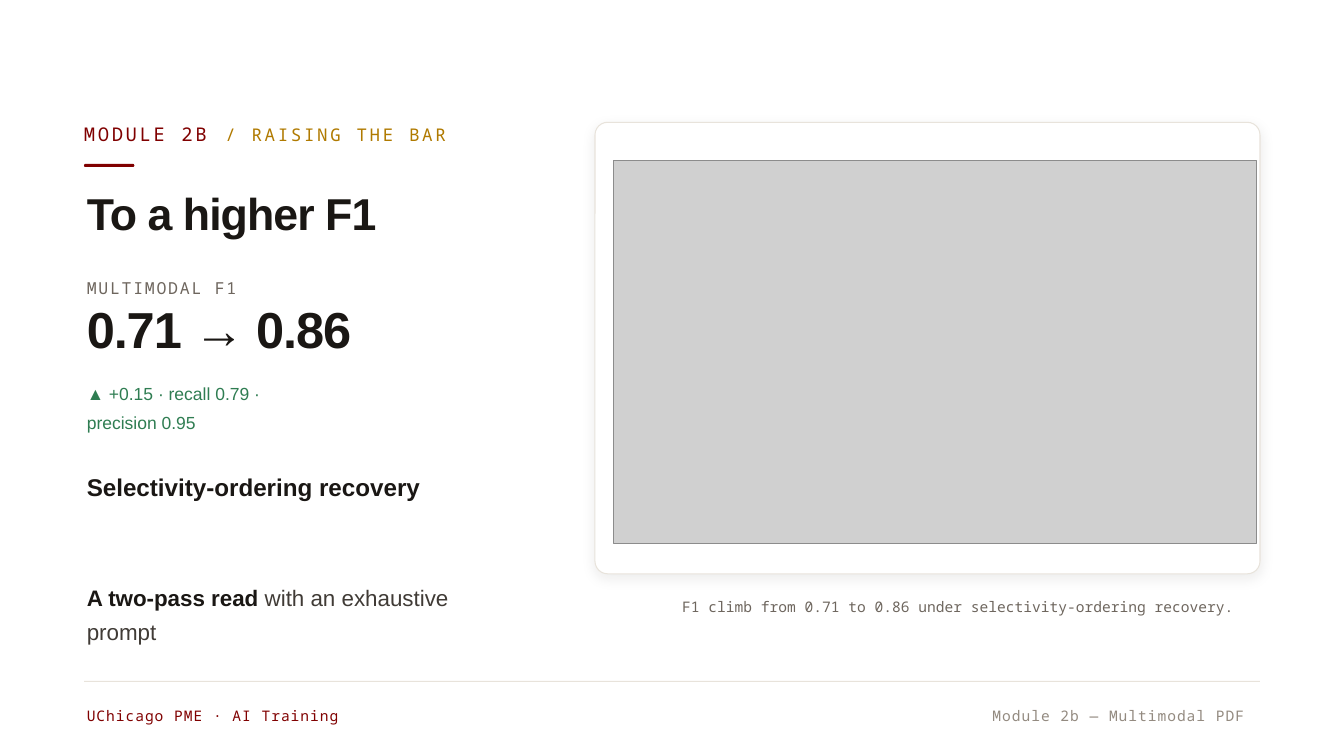
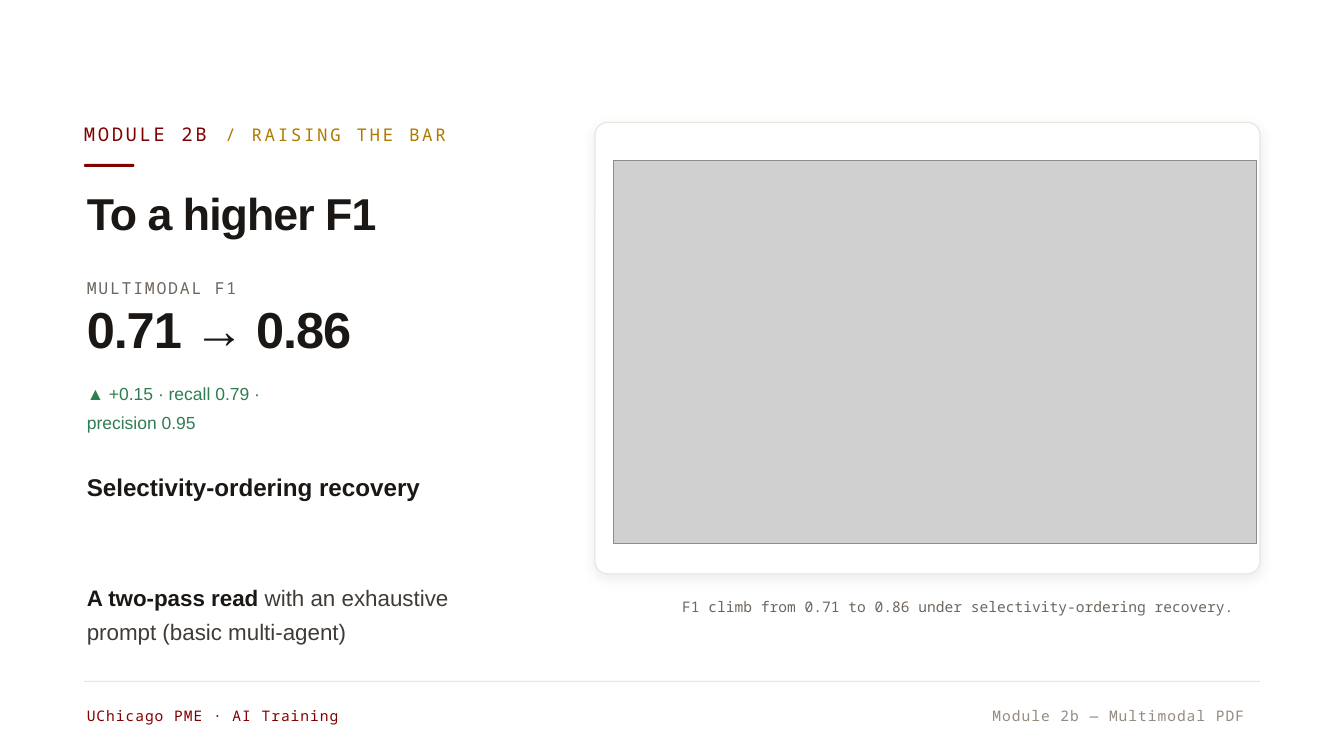
Before and after one commit to ruiding-uchicago/NRT_Training_Materials, a slide deck: slide 17 of UChicago-PME-AI-Training.pptx (slide 15 before the commit). Drawn at 1344x756 pixels with LibreOffice and Linux fonts; fonts in the diff are those of the drawing; grey boxes stand for pictures. Boxes give left, top, right and bottom in pixels: in the first picture for what was removed or moved away, otherwise in the second. Text is boxed around its words. In the diff, an @@ line names an element or a change of style, - is before the commit and + after.

```diff
--- a/UChicago-PME-AI-Training.pptx
+++ b/UChicago-PME-AI-Training.pptx
@@ text at [87, 589, 449, 645]: text changed @@
-A two-pass read with an exhaustive prompt
+A two-pass read with an exhaustive prompt (basic multi-agent)
```
Also in this commit, not shown: 3 other slides changed, 4 slides added.
